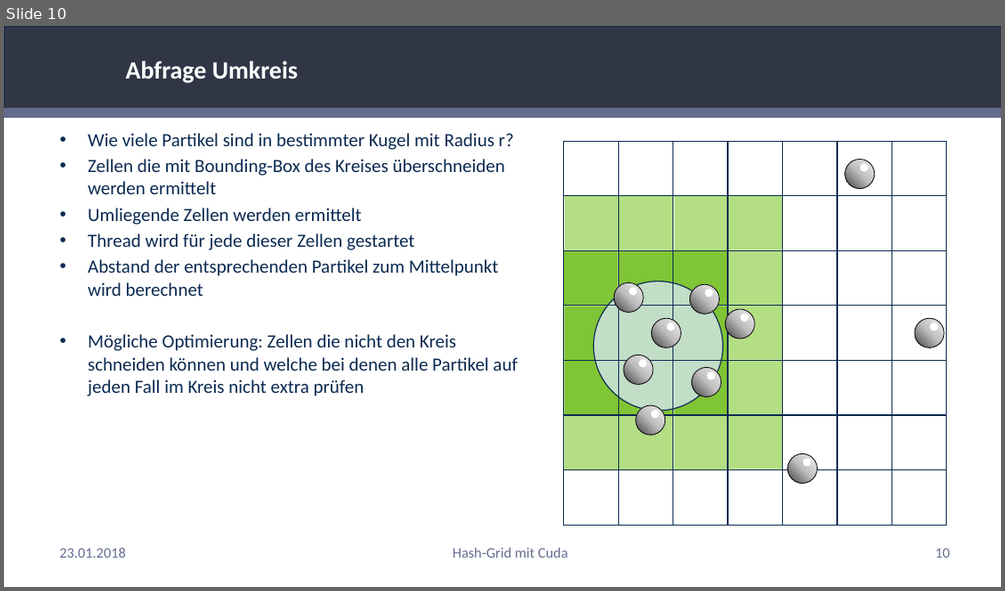
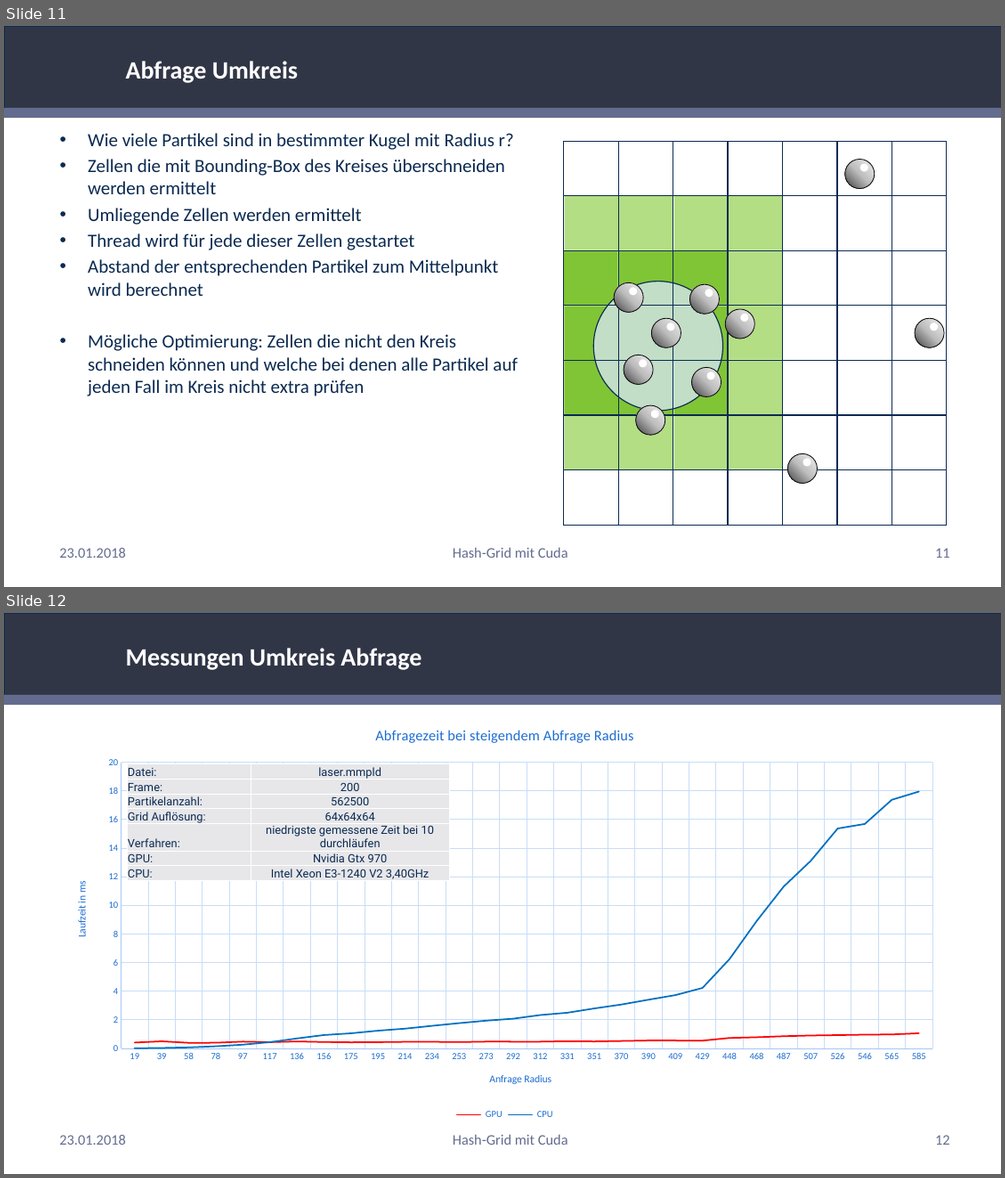
Before and after one commit to RemkeTUD/CUDA-Project-Hash-Grid, a slide deck: Präsentation.pptx. Shown one above the other, each under a label of ours: slide 10 before the commit, slides 11 and 12 after it. The pictures are 1005x591 and 1005x1178 pixels, drawn with LibreOffice and Linux fonts; fonts in the diff are those of the drawing; background and template pictures are left out. Boxes give left, top, right and bottom in pixels: in the first picture for what was removed or moved away, otherwise in the second. Text is boxed around its words. In the diff, an @@ line names an element or a change of style, - is before the commit and + after.

```diff
--- a/Präsentation.pptx
+++ b/Präsentation.pptx
@@ slide 12 added at [4, 613, 1001, 1174], background #FFFFFF; not listed: 2 template elements that a slide beside it also shows @@
@@ title added at [126, 648, 421, 670], 24 pt, text #FFFFFF, bold @@
+Messungen Umkreis Abfrage
@@ line chart added at [59, 711, 950, 1123] @@
+title "Abfragezeit bei steigendem Abfrage Radius "
+categories: 19, 39, 58, 78, 97, 117, 136, 156, 175, 195, 214, 234, 253, 273, 292, 312, 331, 351, 370, 390, 409, 429, 448, 468, 487, 507, 526, 546, 565, 585
+ GPU: 0.4, 0.5, 0.4, 0.4, 0.5, 0.4, 0.5, 0.5, 0.4, 0.4, 0.5, 0.5, 0.4, 0.5, 0.5, 0.5, 0.5, 0.5, 0.5, 0.6, 0.6, 0.5, 0.7, 0.8, 0.9, 0.9, 0.9, 1, 1, 1.1
+ CPU: 0, 0, 0.1, 0.2, 0.3, 0.4, 0.7, 0.9, 1.1, 1.2, 1.4, 1.6, 1.8, 1.9, 2.1, 2.3, 2.5, 2.8, 3.1, 3.4, 3.7, 4.2, 6.2, 8.9, 11.3, 13.1, 15.4, 15.7, 17.4, 18
@@ table added at [128, 764, 449, 883], 7 rows, 2 columns @@
+Datei: | laser.mmpld
+Frame: | 200
+Partikelanzahl: | 562500
+Grid Auflösung: | 64x64x64
+Verfahren: | niedrigste gemessene Zeit bei 10 durchläufen
+GPU: | Nvidia Gtx 970
+CPU: | Intel Xeon E3-1240 V2 3,40GHz
@@ text added at [59, 1135, 125, 1144], 14 pt, text #636C8E @@
+23.01.2018
@@ text added at [453, 1134, 568, 1144], 14 pt, text #636C8E @@
+Hash-Grid mit Cuda
@@ page number added at [935, 1135, 950, 1144], 14 pt, text #636C8E @@
+12
@@ what was slide 10 is now slide 11 @@
@@ page number at [935, 548, 950, 557]: text changed @@
-10
+11
```
Also in this commit, not shown: 4 slides changed, 1 other slide added.
